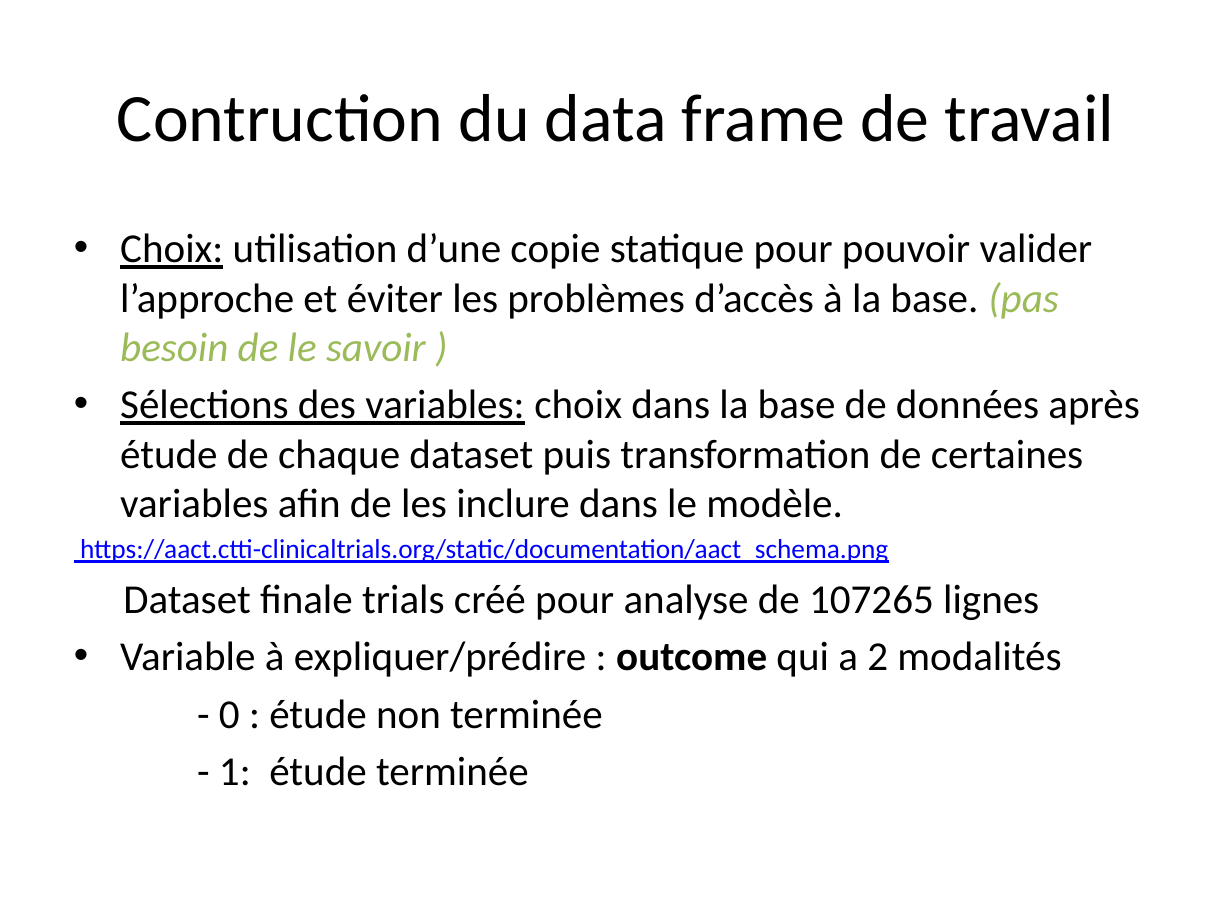
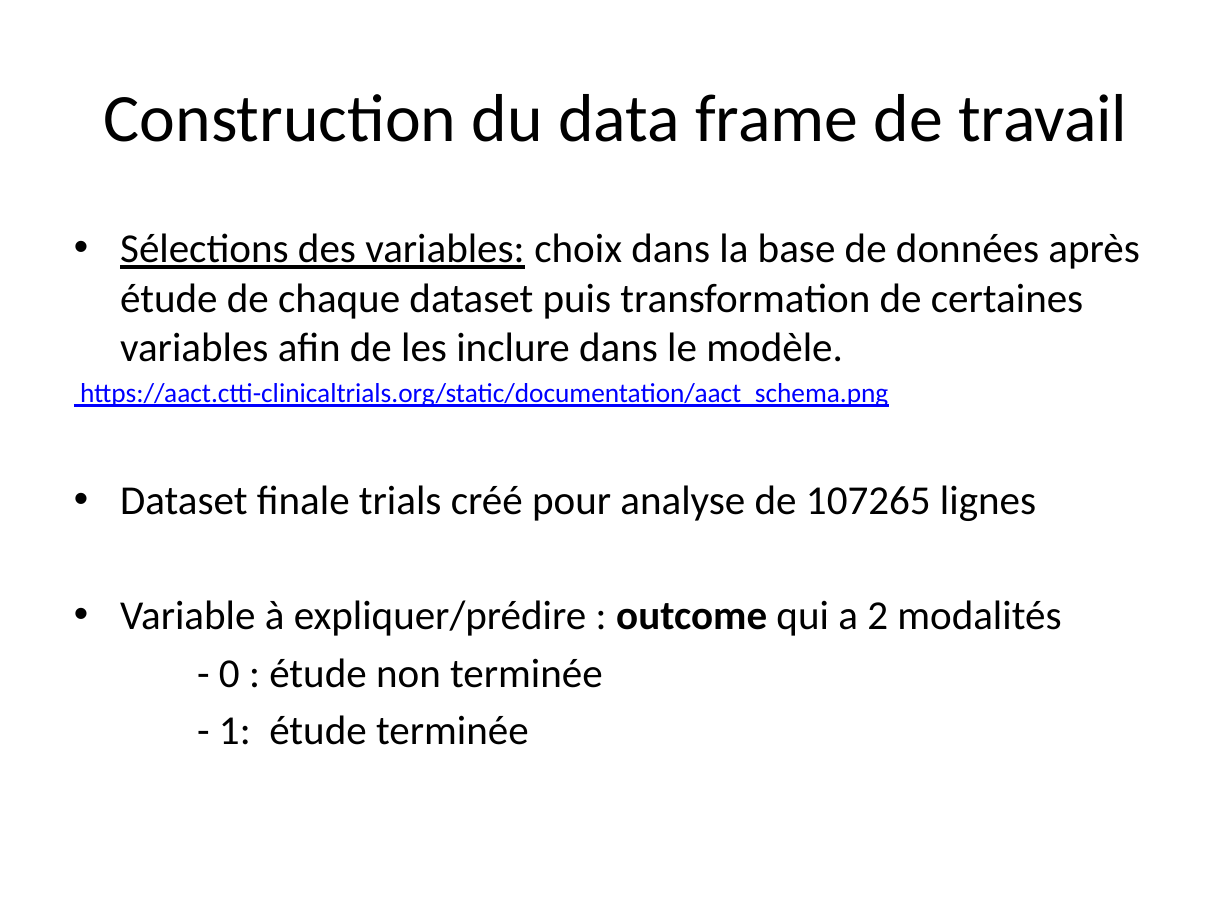
Before and after one commit to datasciences1/aact, a slide deck: slide 3 of presentation-projet.pptx. Drawn at 1232x924 pixels with LibreOffice and Linux fonts; fonts in the diff are those of the drawing; background and template pictures are left out. Boxes give left, top, right and bottom in pixels: in the first picture for what was removed or moved away, otherwise in the second. Text is boxed around its words. In the diff, an @@ line names an element or a change of style, - is before the commit and + after.

```diff
--- a/presentation-projet.pptx
+++ b/presentation-projet.pptx
@@ title at [104,94,1127,142]: text changed @@
-Contruction du data frame de travail
+Construction du data frame de travail
@@ text at [120,233,1093,362]: paragraph removed @@
-• Choix: utilisation d’une copie statique pour pouvoir valider l’approche et éviter les problèmes d’accès à la base. (pas besoin de le savoir )
@@ text at [120,485,1036,521]: bullet none to • @@
```
Also in this commit, not shown: 3 other slides changed.
